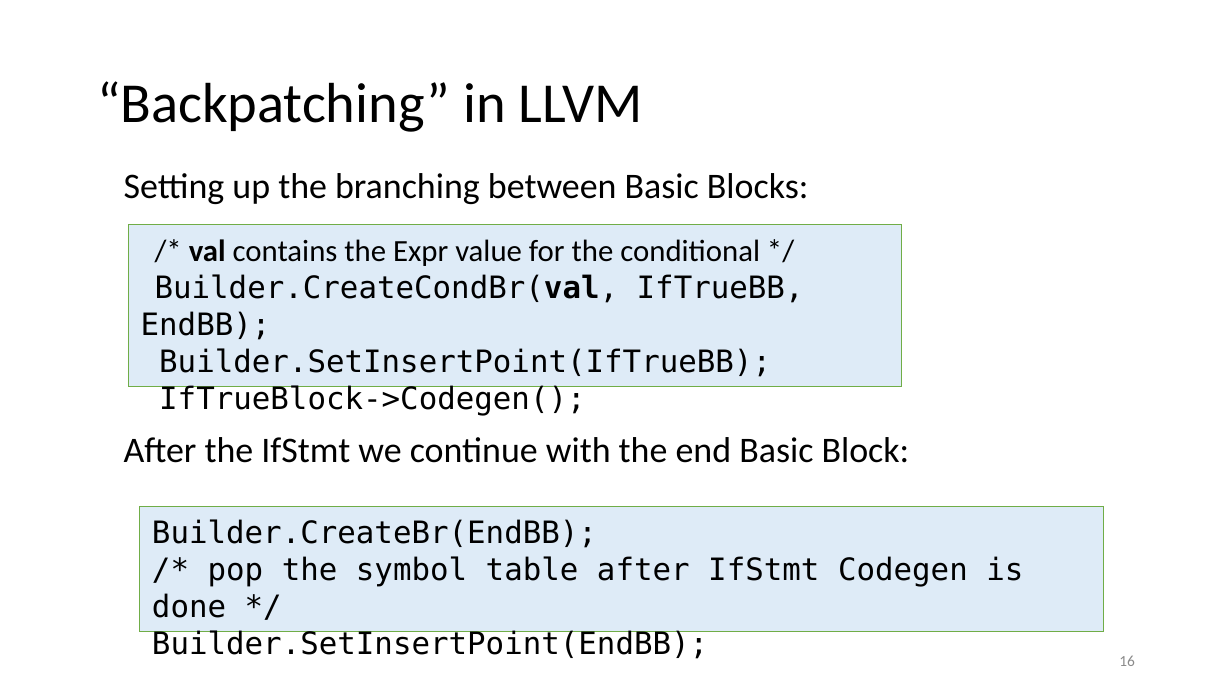
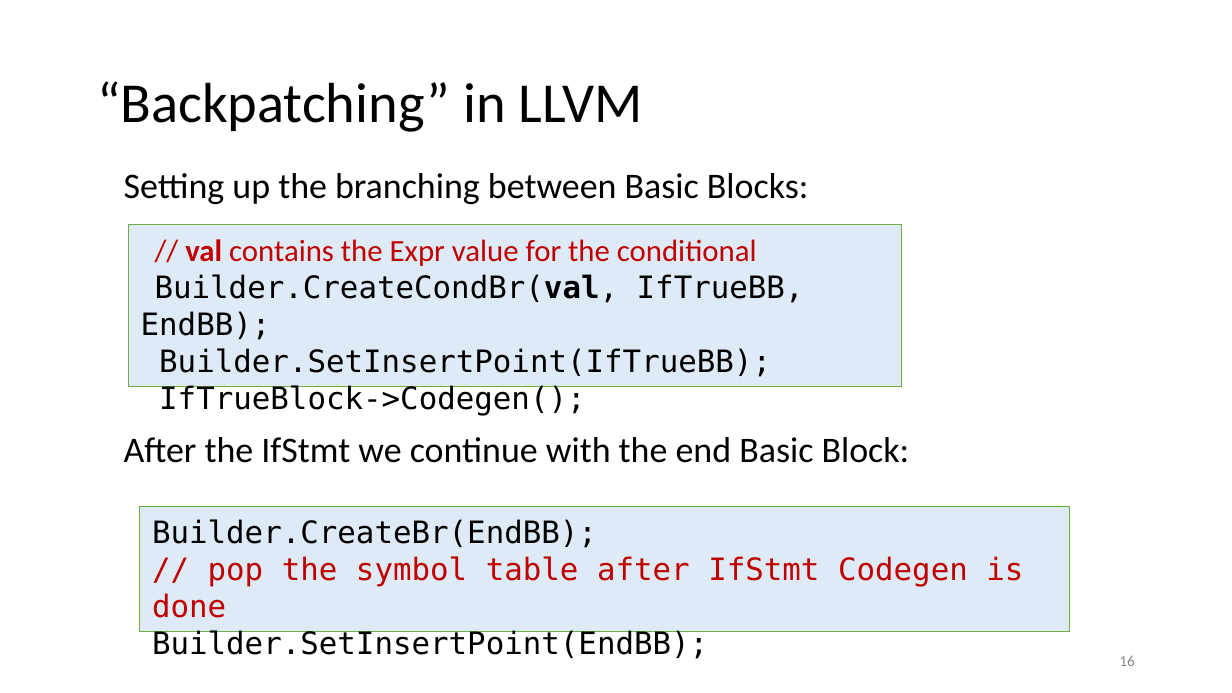
Before and after one commit to anoopsarkar/compilers-class, a slide deck: slide 16 of assets/ppt/codegen/decafLLVM.pptx. Drawn at 1232x693 pixels with LibreOffice and Linux fonts; fonts in the diff are those of the drawing. Boxes give left, top, right and bottom in pixels: in the first picture for what was removed or moved away, otherwise in the second. Text is boxed around its words. In the diff, an @@ line names an element or a change of style, - is before the commit and + after.

```diff
--- a/assets/ppt/codegen/decafLLVM.pptx
+++ b/assets/ppt/codegen/decafLLVM.pptx
@@ text in rectangle at (x1=185, y1=239, x2=757, y2=266): text changed; text colour #000000 to #C00000 @@
-/* val contains the Expr value for the conditional */
+// val contains the Expr value for the conditional
@@ rectangle "Builder.CreateBr(EndBB);" resized from (x1=140, y1=506, x2=1104, y2=631) to (x1=140, y1=506, x2=1069, y2=631) @@
@@ text in rectangle at (x1=152, y1=556, x2=1023, y2=618): text changed; text colour #000000 to #C00000 @@
-/* pop the symbol table after IfStmt Codegen is done */
+// pop the symbol table after IfStmt Codegen is done
```
Also in this commit, not shown: 9 other slides changed, 2 other files.
